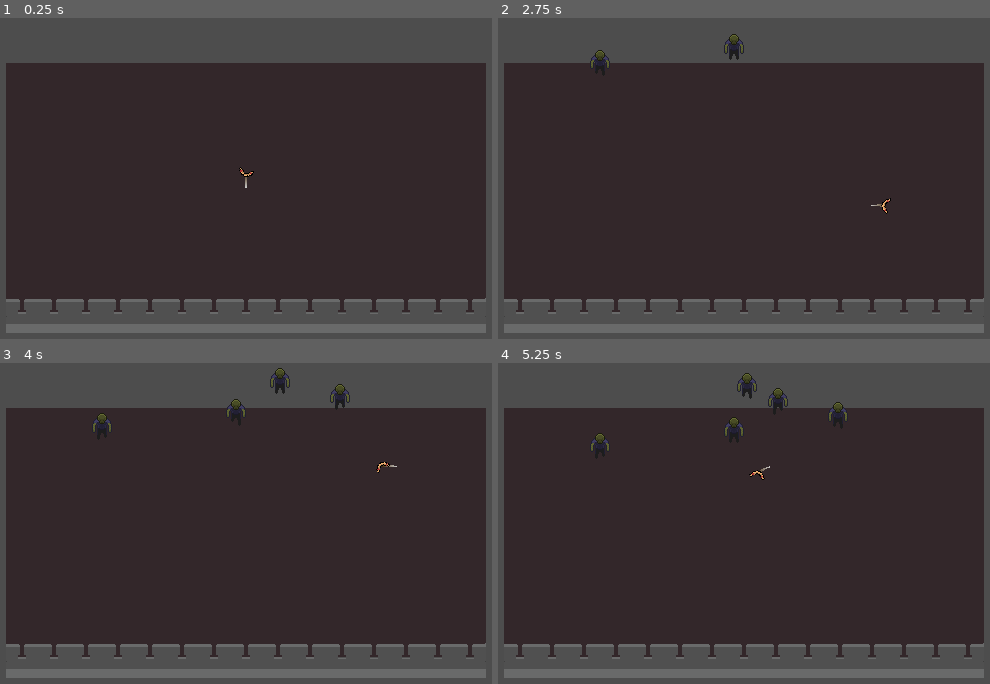
Above: before the commit, frames 1-4 (two rows, left to right).
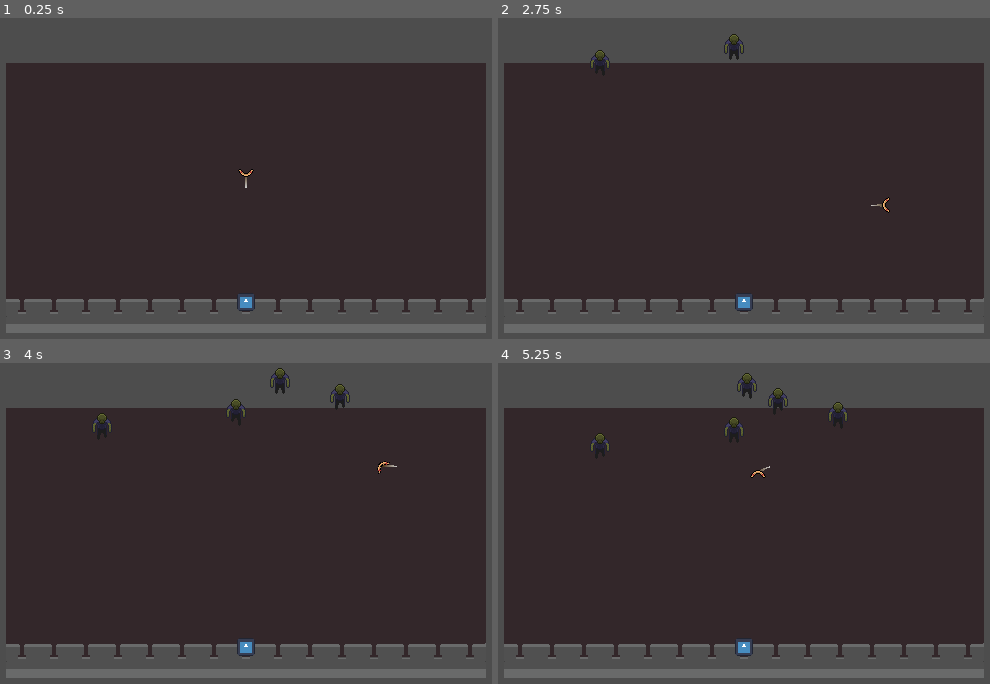
Above: after the commit, the same moments.

Repository: jeisaRaja/doomerang
Game: Godot game, scene res://scenes/levels/level_1.tscn
Same seed, same stepped clock (60 frames per second), same inputs: the game is played once before the commit and once after it. The project has no main scene, so this scene is started directly. The engine's default icon, where the game draws it, is replaced by a stand-in: a white triangle on a blue panel in a dark square.
Inputs:
- Up to frame 1 (0.25 s): no input
- Up to frame 2 (2.75 s): hold D (right) 0.53-1.28 s; hold S (down) 1.28-2.03 s; hold D (right) from 2.03 s (still down)
- Up to frame 3 (4 s): release D (right) at 2.78 s; hold W (up) 2.78-3.53 s; hold A (left) from 3.53 s (still down)
- Up to frame 4 (5.25 s): release A (left) at 5.03 s; hold S (down) from 5.03 s (still down)

The runs differ from the first frame. In frame 1, 0.2% of the frame differs, in the area x 48-52%, y 46-92%; in frame 2, 0.2%, in the area x 48-80%, y 55-92%; in frame 3, 0.2%; in frame 4, 0.2%.

Commit message:
add thrower for the player

Diff:
--- a/components/movement.gd
+++ b/components/movement.gd
@@ -5,19 +5,21 @@
 @export var direction: Vector2 = Vector2.UP
 @export var turn_speed = 10.0
 @export var input: InputHandler
-@export var actor: CharacterBody2D
+@export var player: Player
 
 const ANGLE_THRESHOLD: float = 0.9
 const WEIGHT_MULTIPLIER: float = 5.0
 
 
 func _process(delta: float):
+	if player.state == player.IDLE:
+		player.velocity = Vector2.ZERO
+		return
 	var input_direction = Input.get_vector("left", "right", "up", "down")
 
 	if input_direction != Vector2.ZERO:
 		direction = direction.move_toward(input_direction, turn_speed * delta)
-
 	direction = direction.normalized()
 
-	actor.velocity = direction * speed
-	actor.move_and_slide()
+	player.velocity = direction * speed
+	player.move_and_slide()
--- a/components/player_input.gd
+++ b/components/player_input.gd
@@ -1,6 +1,9 @@
 class_name PlayerInput
 extends InputHandler
 
+@export var player: Player
+
 
 func _process(_delta):
-	direction = Input.get_vector("left", "right", "up", "down")
+	if player.state == player.FLY:
+		direction = Input.get_vector("left", "right", "up", "down")
--- a/scenes/levels/level_1.tscn
+++ b/scenes/levels/level_1.tscn
@@ -1,10 +1,11 @@
-[gd_scene load_steps=10 format=3 uid="uid://cda40656i7rg8"]
+[gd_scene load_steps=11 format=3 uid="uid://cda40656i7rg8"]
 
 [ext_resource type="PackedScene" uid="uid://daef6h111qk1p" path="res://scenes/player/player.tscn" id="1_c4ogy"]
 [ext_resource type="Texture2D" uid="uid://pwuawlesli04" path="res://arts/map.png" id="3_xacif"]
 [ext_resource type="PackedScene" uid="uid://cejx7glgsmwjx" path="res://scenes/levels/spawner.tscn" id="4_0qqcy"]
 [ext_resource type="Script" path="res://scenes/levels/zombie_wall.gd" id="4_vxxtd"]
 [ext_resource type="PackedScene" uid="uid://bkp1y3rtkux4o" path="res://scenes/player/trail.tscn" id="5_mr5xq"]
+[ext_resource type="PackedScene" uid="uid://dprgsn5gr1s41" path="res://scenes/objects/thrower.tscn" id="6_x6kyi"]
 
 [sub_resource type="RectangleShape2D" id="RectangleShape2D_110fo"]
 size = Vector2(480, 20)
@@ -39,7 +40,7 @@
 shape = SubResource("RectangleShape2D_110fo")
 
 [node name="CollisionShape2D3" type="CollisionShape2D" parent="PlayerWall"]
-position = Vector2(0, 91)
+position = Vector2(0, 128)
 shape = SubResource("RectangleShape2D_110fo")
 
 [node name="CollisionShape2D4" type="CollisionShape2D" parent="PlayerWall"]
@@ -65,3 +66,6 @@
 width_curve = SubResource("Curve_e8mis")
 player = NodePath("../Player")
 MAX_LENGTH = 10
+
+[node name="Thrower" parent="." instance=ExtResource("6_x6kyi")]
+position = Vector2(0, 104)
--- /dev/null
+++ b/scenes/objects/thrower.gd
@@ -0,0 +1,18 @@
+extends Area2D
+
+
+func _ready():
+	body_entered.connect(_on_body_entered)
+
+
+func _on_body_entered(body: Node2D):
+	if body is Player:
+		var player = body
+
+		if player.state == player.FLY:
+			player.state = player.IDLE
+
+			var timer = get_tree().create_timer(1)
+			await timer.timeout
+
+			player.throw()
--- /dev/null
+++ b/scenes/objects/thrower.tscn
@@ -0,0 +1,16 @@
+[gd_scene load_steps=4 format=3 uid="uid://dprgsn5gr1s41"]
+
+[ext_resource type="Script" path="res://scenes/objects/thrower.gd" id="1_fqwa3"]
+[ext_resource type="Texture2D" uid="uid://4rmp5hqlb37i" path="res://icon.svg" id="1_gluiq"]
+
+[sub_resource type="CircleShape2D" id="CircleShape2D_0cme7"]
+
+[node name="Thrower" type="Area2D"]
+script = ExtResource("1_fqwa3")
+
+[node name="Sprite2D" type="Sprite2D" parent="."]
+scale = Vector2(0.135, 0.135)
+texture = ExtResource("1_gluiq")
+
+[node name="CollisionShape2D" type="CollisionShape2D" parent="."]
+shape = SubResource("CircleShape2D_0cme7")
--- a/scenes/player/player.gd
+++ b/scenes/player/player.gd
@@ -1,14 +1,27 @@
 class_name Player
 extends CharacterBody2D
+
+@export var movement: Movement
+@export var player_input: PlayerInput
+
+enum { IDLE, FLY }
+var state
 
 @onready var anim = $AnimationPlayer as AnimationPlayer
 
 
 func _ready():
-	pass
+	state = FLY
 
 
 func _physics_process(_delta):
-	if not anim.is_playing():
-		if velocity != Vector2.ZERO:
+	if velocity != Vector2.ZERO:
+		if not anim.is_playing():
 			anim.play("throw")
+	else:
+		anim.play("RESET")
+
+
+func throw():
+	state = FLY
+	movement.direction = Vector2.UP
--- a/scenes/player/player.tscn
+++ b/scenes/player/player.tscn
@@ -47,9 +47,11 @@
 "throw": SubResource("Animation_mdek3")
 }
 
-[node name="Player" type="CharacterBody2D"]
+[node name="Player" type="CharacterBody2D" node_paths=PackedStringArray("movement", "player_input")]
 collision_mask = 5
 script = ExtResource("1_7um3g")
+movement = NodePath("Movement")
+player_input = NodePath("PlayerInput")
 
 [node name="CollisionShape2D" type="CollisionShape2D" parent="."]
 shape = SubResource("CircleShape2D_qx80u")
@@ -62,12 +64,13 @@
 "": SubResource("AnimationLibrary_safjc")
 }
 
-[node name="Movement" type="Node" parent="." node_paths=PackedStringArray("input", "actor")]
+[node name="Movement" type="Node" parent="." node_paths=PackedStringArray("input", "player")]
 script = ExtResource("3_ai2gd")
 speed = 100
 turn_speed = 5.0
 input = NodePath("../PlayerInput")
-actor = NodePath("..")
+player = NodePath("..")
 
-[node name="PlayerInput" type="Node" parent="."]
+[node name="PlayerInput" type="Node" parent="." node_paths=PackedStringArray("player")]
 script = ExtResource("4_80boh")
+player = NodePath("..")
Not shown, changed: README.md
